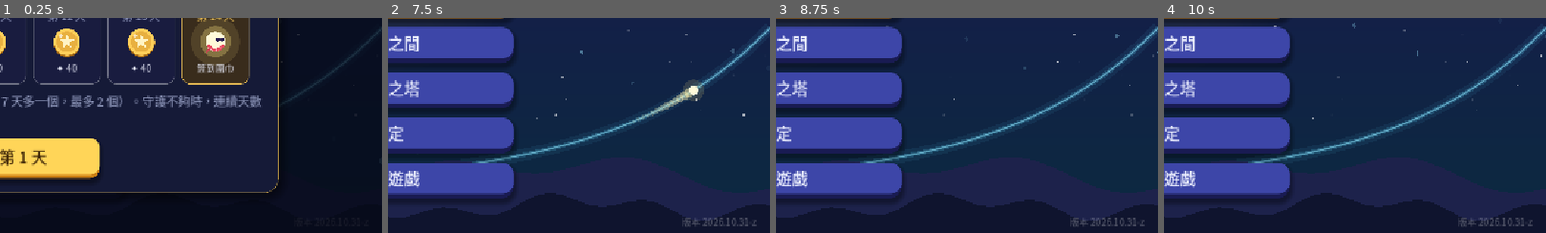
Above: before the commit, frames 1-4 (left to right).
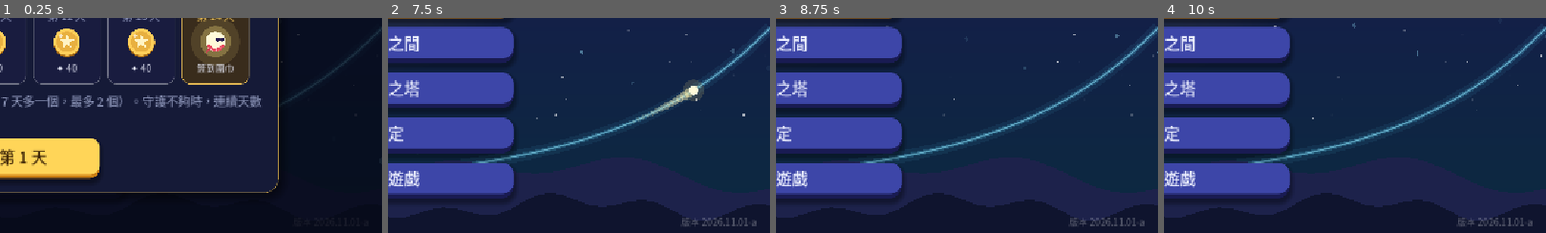
Above: after the commit, the same moments.

Repository: sam2068csie/light-spirit-journey
Game: Godot game, scene res://main_menu.tscn
Two runs of this game, one before a commit and one after it. Both use one fixed random seed, a clock stepped at 60 frames per second and the inputs below.
Inputs (mouse positions are % of the whole screen's width and height, from its top left):
- Up to frame 1 (0.25 s): no input
- Up to frame 2 (7.5 s): click "開始冒險" at 0.5 s; click "開始冒險" at 1.25 s; click "修煉之間" at 2 s; click "終焉之塔" at 2.75 s; click "設定" at 3.5 s; click "離開遊戲" at 4.25 s; click "每日任務" at 5 s; click "光靈扭蛋" at 5.75 s; click "光靈衣櫃" at 6.5 s; click "✕" at 7.25 s
- Up to frame 3 (8.75 s): tap Enter at 8 s; drag from (50, 50) to (60, 28) at 8.02 s
- Up to frame 4 (10 s): drag from (30, 55) to (45, 70) at 8.77 s; move the mouse to (60, 28) at 9.52 s; hold Right from 9.53 s (still down); tap 9 at 9.6 s
The pictures show only the part of the screen within x 50-100%, y 50-100%; the shares and areas given below are measured in that part.

The runs differ from the first frame. In frame 2, 0.1% of the frame differs, in the area x 77-97%, y 92-97%; in frame 3, 0.1%; in frame 4, 0.1%.

Commit message:
G6 倍角公式合併、G5 公式合併：拿掉「等」，每個題型只算一題（看形狀→合併→求值）(BUILD 2026.11.01-a)
Co-Authored-By: Claude Opus 5.5 <noreply@anthropic.com>
Claude-Session: https://claude.ai/code/session_01RombajUyooAJ6yvir5uviP

Diff:
--- a/data/game.gd
+++ b/data/game.gd
@@ -560,7 +560,7 @@
 
 const DQ := preload("daily_quests.gd")
 ## 版本號（主畫面右下角會顯示）：每次交給你新的檔案時更新，方便確認手機上裝的是不是最新版
-const BUILD := "2026.10.31-z"
+const BUILD := "2026.11.01-a"
 
 
 ## 讀取各單元的資料；舊存檔（還沒有單元的版本）的今日修煉、終焉之塔紀錄搬到「指數與對數」
--- a/data/trig5_bank.gd
+++ b/data/trig5_bank.gd
@@ -215,33 +215,26 @@
 		 "story": "公式也可以倒著用：看到 sin A cos B + cos A sin B，就把它合併成 sin(A + B)。",
 		 "insight": "合併的四個樣子：sin A cos B + cos A sin B = sin(A + B)；sin A cos B − cos A sin B = sin(A − B)；cos A cos B − sin A sin B = cos(A + B)；cos A cos B + sin A sin B = cos(A − B)。先看是 sin 還是 cos，再看符號，最後看角的順序。",
 		 "variants": [
-			{"eq": "合併、求值：\nsin 20° cos 25° + cos 20° sin 25° 等",
-			 "steps": [
-				_c("看樣子", "sin 20° cos 25° + cos 20° sin 25° 可以合併成？", ["sin 45°", "sin(−5°)", "cos 45°", "sin 5°"], 0,
-					"sin A cos B + cos A sin B = sin(A + B) = sin(20° + 25°)。", "sin 配 cos 再加 cos 配 sin：和角。", "合併成 sin 45°", T_MERGE),
-				_f("值", "sin 45° 是多少？", "sin 20° cos 25° + cos 20° sin 25° = [0]", ["√2/2"], "= sin 45° = √2/2", "sin 45° = √2/2。", T_MERGE),
-				_f("cos 的合併", "cos 75° cos 15° − sin 75° sin 15° = cos(75° + 15°)。", "cos 75° cos 15° − sin 75° sin 15° = [0]", ["0"],
-					"= cos 90° = 0", "cos 90° = 0。", T_MERGE),
-				_f("sin 的差", "sin 50° cos 20° − cos 50° sin 20° = sin(50° − 20°)。", "sin 50° cos 20° − cos 50° sin 20° = [0]", ["1/2"],
-					"= sin 30° = 1/2", "sin 30° = 1/2。", T_MERGE),
-			 ]},
-			{"eq": "合併、求值：\nsin 80° cos 35° − cos 80° sin 35° 等",
-			 "steps": [
-				_f("sin 的差", "sin A cos B − cos A sin B = sin(A − B)。", "sin 80° cos 35° − cos 80° sin 35° = [0]", ["√2/2"],
-					"= sin 45° = √2/2", "80° − 35° = 45°。", T_MERGE),
-				_f("cos 的和", "cos A cos B − sin A sin B = cos(A + B)。", "cos 10° cos 20° − sin 10° sin 20° = [0]", ["√3/2"],
-					"= cos 30° = √3/2", "10° + 20° = 30°。", T_MERGE),
-				_f("順序不同", "這一題 cos 在前面：sin 20° cos 40° + sin 40° cos 20°。每一項都是 sin 配 cos。", "sin 20° cos 40° + sin 40° cos 20° = [0]", ["√3/2"],
-					"= sin(20° + 40°) = sin 60° = √3/2", "sin 40° cos 20° 就是 cos 20° sin 40°。", T_MERGE),
-			 ]},
-			{"eq": "合併、求值：\ncos 65° cos 5° + sin 65° sin 5° 等",
-			 "steps": [
-				_f("cos 的差", "cos A cos B + sin A sin B = cos(A − B)。", "cos 65° cos 5° + sin 65° sin 5° = [0]", ["1/2"],
-					"= cos 60° = 1/2", "65° − 5° = 60°。", T_MERGE),
-				_f("sin 的差", "sin 110° cos 20° − cos 110° sin 20° = sin(110° − 20°)。", "sin 110° cos 20° − cos 110° sin 20° = [0]", ["1"],
-					"= sin 90° = 1", "sin 90° = 1。", T_MERGE),
-				_f("cos 的和", "cos 100° cos 20° − sin 100° sin 20° = cos(100° + 20°)。", "cos 100° cos 20° − sin 100° sin 20° = [0]", ["-1/2"],
-					"= cos 120° = −1/2", "cos 120° = −1/2。", T_MERGE),
+			{"eq": "求 sin 20° cos 25° + cos 20° sin 25° 的值",
+			 "steps": [
+				_c("看形狀", "sin 20° cos 25° + cos 20° sin 25° 可以用哪一個公式合併？", ["sin(A + B) = sin A cos B + cos A sin B", "sin(A − B) = sin A cos B − cos A sin B", "cos(A + B) = cos A cos B − sin A sin B"], 0,
+					"sin 配 cos、再加 cos 配 sin，中間是「＋」：sin 的和角。", "每一項都是 sin 配 cos，中間是加號。", "合併成 sin(A + B)", T_MERGE),
+				_f("合併", "A = 20°、B = 25°。", "sin 20° cos 25° + cos 20° sin 25° = sin [0]°", ["45"], "= sin(20° + 25°) = sin 45°", "20° + 25°。", T_MERGE),
+				_f("求值", "sin 45° 是多少？", "sin 20° cos 25° + cos 20° sin 25° = [0]", ["√2/2"], "= sin 45° = √2/2", "sin 45° = √2/2。", T_MERGE),
+			 ]},
+			{"eq": "求 cos 10° cos 20° − sin 10° sin 20° 的值",
+			 "steps": [
+				_c("看形狀", "cos 10° cos 20° − sin 10° sin 20° 可以用哪一個公式合併？", ["cos(A + B) = cos A cos B − sin A sin B", "cos(A − B) = cos A cos B + sin A sin B", "sin(A − B) = sin A cos B − cos A sin B"], 0,
+					"同名相乘、中間是「−」：cos 的和角（cos 的符號和角的相反）。", "cos 配 cos、sin 配 sin，中間是減號。", "合併成 cos(A + B)", T_MERGE),
+				_f("合併", "A = 10°、B = 20°。", "cos 10° cos 20° − sin 10° sin 20° = cos [0]°", ["30"], "= cos(10° + 20°) = cos 30°", "10° + 20°。", T_MERGE),
+				_f("求值", "cos 30° 是多少？", "cos 10° cos 20° − sin 10° sin 20° = [0]", ["√3/2"], "= cos 30° = √3/2", "cos 30° = √3/2。", T_MERGE),
+			 ]},
+			{"eq": "求 sin 110° cos 20° − cos 110° sin 20° 的值",
+			 "steps": [
+				_c("看形狀", "sin 110° cos 20° − cos 110° sin 20° 可以用哪一個公式合併？", ["sin(A − B) = sin A cos B − cos A sin B", "sin(A + B) = sin A cos B + cos A sin B", "cos(A − B) = cos A cos B + sin A sin B"], 0,
+					"sin 配 cos、中間是「−」：sin 的差角。", "每一項都是 sin 配 cos，中間是減號。", "合併成 sin(A − B)", T_MERGE),
+				_f("合併", "A = 110°、B = 20°。", "sin 110° cos 20° − cos 110° sin 20° = sin [0]°", ["90"], "= sin(110° − 20°) = sin 90°", "110° − 20°。", T_MERGE),
+				_f("求值", "sin 90° 是多少？", "sin 110° cos 20° − cos 110° sin 20° = [0]", ["1"], "= sin 90° = 1", "sin 90° = 1。", T_MERGE),
 			 ]},
 		 ]},
 
--- a/data/trig6_bank.gd
+++ b/data/trig6_bank.gd
@@ -206,32 +206,28 @@
 		 "story": "倍角公式也能倒著用：看到 2 sin θ cos θ 就合併成 sin 2θ，看到 cos²θ − sin²θ 就合併成 cos 2θ。",
 		 "insight": "2 sin θ cos θ = sin 2θ；cos²θ − sin²θ = 2cos²θ − 1 = 1 − 2sin²θ = cos 2θ；\\frac{2 tan θ}{1 − tan²θ} = tan 2θ。先看形狀，再決定角是原來的幾倍。",
 		 "variants": [
-			{"eq": "合併、求值：\nsin 15°cos 15° 等",
-			 "steps": [
-				_f("sin 的合併", "sin 15°cos 15° = \\frac{1}{2} × 2 sin 15°cos 15° = \\frac{1}{2} sin 30°。", "sin 15°cos 15° = [0]", ["1/4"],
-					"= \\frac{1}{2} sin 30° = 1/4", "\\frac{1}{2} × \\frac{1}{2}。", T_MERGE2),
-				_f("cos 的合併", "cos²15° − sin²15° = cos 30°。", "cos²15° − sin²15° = [0]", ["√3/2"],
-					"= cos 30° = √3/2", "cos 30° = √3/2。", T_MERGE2),
-				_f("降冪合併", "2cos²22.5° − 1 = cos 45°。", "2cos²22.5° − 1 = [0]", ["√2/2"],
-					"= cos 45° = √2/2", "2cos²θ − 1 = cos 2θ。", T_MERGE2),
-			 ]},
-			{"eq": "合併、求值：\n1 − 2sin²15° 等",
-			 "steps": [
-				_f("1 − 2sin²", "1 − 2sin²θ = cos 2θ。", "1 − 2sin²15° = [0]", ["√3/2"],
-					"= cos 30° = √3/2", "θ = 15°，2θ = 30°。", T_MERGE2),
-				_f("2 sin cos", "2 sin 22.5°cos 22.5° = sin 45°。", "2 sin 22.5°cos 22.5° = [0]", ["√2/2"],
-					"= sin 45° = √2/2", "θ = 22.5°。", T_MERGE2),
-				_f("tan 的合併", "2tan 15° ÷ (1 − tan²15°) = tan 30°。", "2tan 15° ÷ (1 − tan²15°) = [0]", ["√3/3"],
-					"= tan 30° = √3/3", "tan 2θ 的公式。", T_MERGE2),
-			 ]},
-			{"eq": "合併、求值：\n8 sin 15°cos 15°cos 30° 等",
-			 "steps": [
-				_f("連續合併", "8 sin 15°cos 15° cos 30° = 4 sin 30° cos 30° = 2 sin 60°。", "8 sin 15°cos 15°cos 30° = [0]", ["√3"],
-					"= 2 sin 60° = √3", "2 sin 60° = 2 × √3/2。", T_MERGE2),
-				_f("cos 的合併", "cos²75° − sin²75° = cos 150°。", "cos²75° − sin²75° = [0]", ["-√3/2"],
-					"= cos 150° = −√3/2", "cos 150° = −√3/2。", T_MERGE2),
-				_f("sin 的合併", "4 sin 15°cos 15° = 2 sin 30°。", "4 sin 15°cos 15° = [0]", ["1"],
-					"= 2 sin 30° = 1", "2 × \\frac{1}{2}。", T_MERGE2),
+			{"eq": "求 sin 15° cos 15° 的值",
+			 "steps": [
+				_c("看形狀", "sin 15° cos 15° 是 sin 配 cos，跟哪一個倍角公式有關？", ["sin 2θ = 2 sin θ cos θ", "cos 2θ = cos²θ − sin²θ", "tan 2θ = \\frac{2 tan θ}{1 − tan²θ}"], 0,
+					"同一個角的 sin 乘 cos：sin 2θ = 2 sin θ cos θ。", "sin θ cos θ 出現在哪個公式裡？", "sin θ cos θ ⇒ 用 sin 2θ = 2 sin θ cos θ", T_MERGE2),
+				_f("補成公式", "公式裡有 2：先乘 2 再除以 2。", "sin 15° cos 15° = \\frac{1}{2} × 2 sin 15° cos 15° = \\frac{1}{2} sin [0]°", ["30"],
+					"sin 15° cos 15° = \\frac{1}{2} sin 30°", "2 × 15°。", T_MERGE2),
+				_f("求值", "sin 30° = 1/2。", "sin 15° cos 15° = [0]", ["1/4"],
+					"= \\frac{1}{2} × \\frac{1}{2} = 1/4", "\\frac{1}{2} × \\frac{1}{2}。", T_MERGE2),
+			 ]},
+			{"eq": "求 1 − 2 sin²15° 的值",
+			 "steps": [
+				_c("看形狀", "1 − 2 sin²15° 跟哪一個倍角公式有關？", ["cos 2θ = 1 − 2 sin²θ", "sin 2θ = 2 sin θ cos θ", "cos 2θ = 2 cos²θ − 1"], 0,
+					"cos 2θ 有三種寫法，其中一種就是 1 − 2 sin²θ。", "只有 sin²，前面是 1 −。", "1 − 2 sin²θ = cos 2θ", T_MERGE2),
+				_f("合併", "θ = 15°。", "1 − 2 sin²15° = cos [0]°", ["30"], "1 − 2 sin²15° = cos 30°", "2 × 15°。", T_MERGE2),
+				_f("求值", "cos 30° 是多少？", "1 − 2 sin²15° = [0]", ["√3/2"], "= cos 30° = √3/2", "cos 30° = √3/2。", T_MERGE2),
+			 ]},
+			{"eq": "求 \\frac{2 tan 22.5°}{1 − tan²22.5°} 的值",
+			 "steps": [
+				_c("看形狀", "\\frac{2 tan 22.5°}{1 − tan²22.5°} 跟哪一個倍角公式有關？", ["tan 2θ = \\frac{2 tan θ}{1 − tan²θ}", "sin 2θ = \\frac{2 tan θ}{1 + tan²θ}", "cos 2θ = \\frac{1 − tan²θ}{1 + tan²θ}"], 0,
+					"分母是 1 − tan²θ：tan 2θ 的公式（1 + tan²θ 的才是 sin 2θ）。", "看分母是 1 − 還是 1 +。", "\\frac{2 tan θ}{1 − tan²θ} = tan 2θ", T_MERGE2),
+				_f("合併", "θ = 22.5°。", "\\frac{2 tan 22.5°}{1 − tan²22.5°} = tan [0]°", ["45"], "= tan 45°", "2 × 22.5°。", T_MERGE2),
+				_f("求值", "tan 45° 是多少？", "\\frac{2 tan 22.5°}{1 − tan²22.5°} = [0]", ["1"], "= tan 45° = 1", "tan 45° = 1。", T_MERGE2),
 			 ]},
 		 ]},
 
